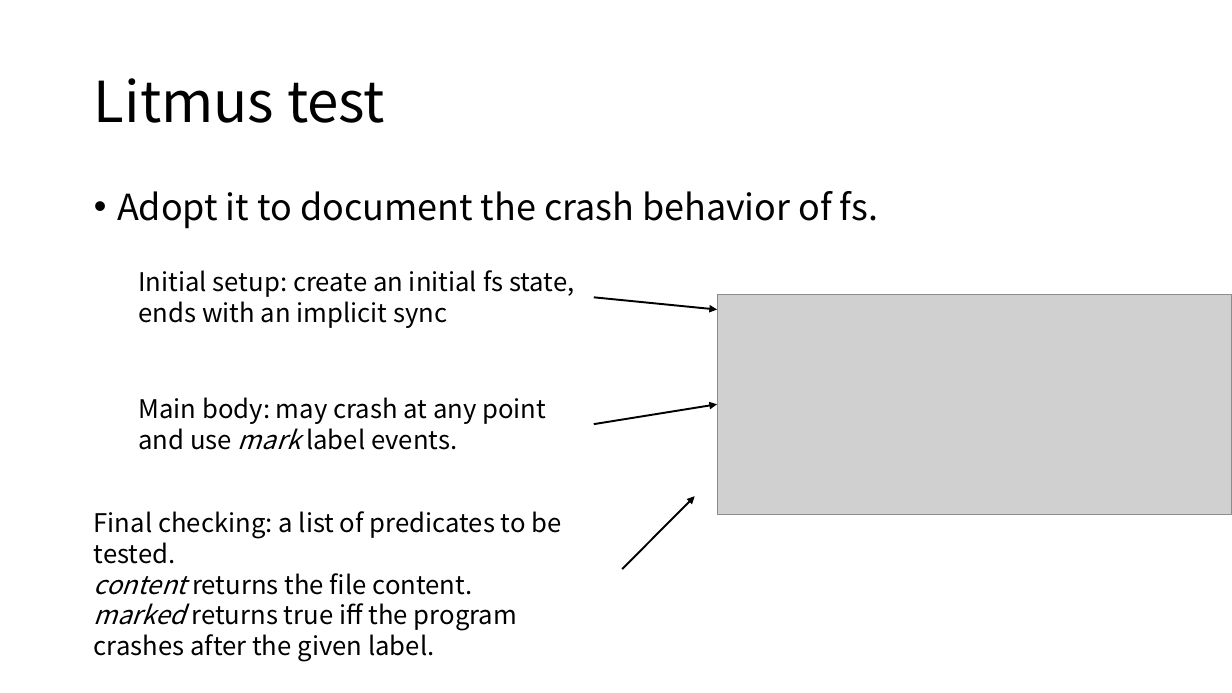
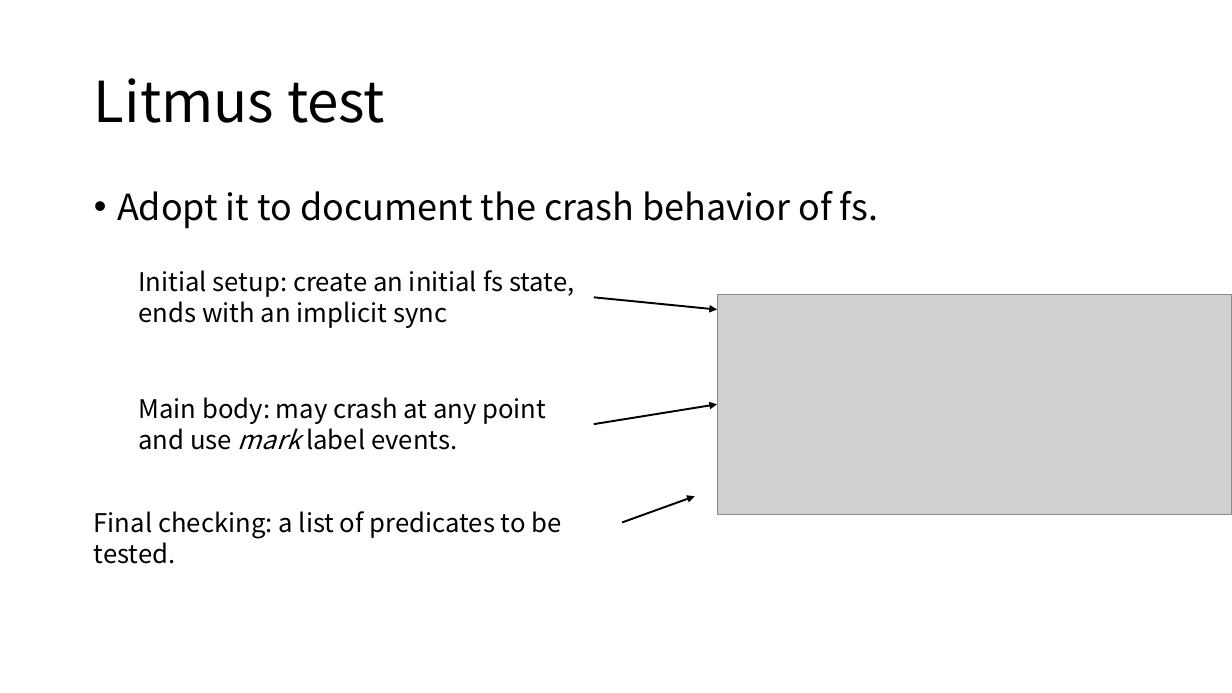
Before and after one commit to yuhao0102/aos_readlist, a slide deck: slide 20 of AOS_reading2.pptx (slide 21 before the commit). Drawn at 1232x693 pixels with LibreOffice and Linux fonts; fonts in the diff are those of the drawing; grey boxes stand for pictures. Boxes give left, top, right and bottom in pixels: in the first picture for what was removed or moved away, otherwise in the second. Text is boxed around its words. In the diff, an @@ line names an element or a change of style, - is before the commit and + after.

```diff
--- a/AOS_reading2.pptx
+++ b/AOS_reading2.pptx
@@ arrow moved from (622, 569) - (695, 496) to (622, 522) - (695, 496) @@
@@ text at (94, 573, 517, 662): paragraphs removed @@
-content returns the file content.
-marked returns true iff the program crashes after the given label.
```
Also in this commit, not shown: 11 other slides changed, 1 slide removed, 6 other files.
